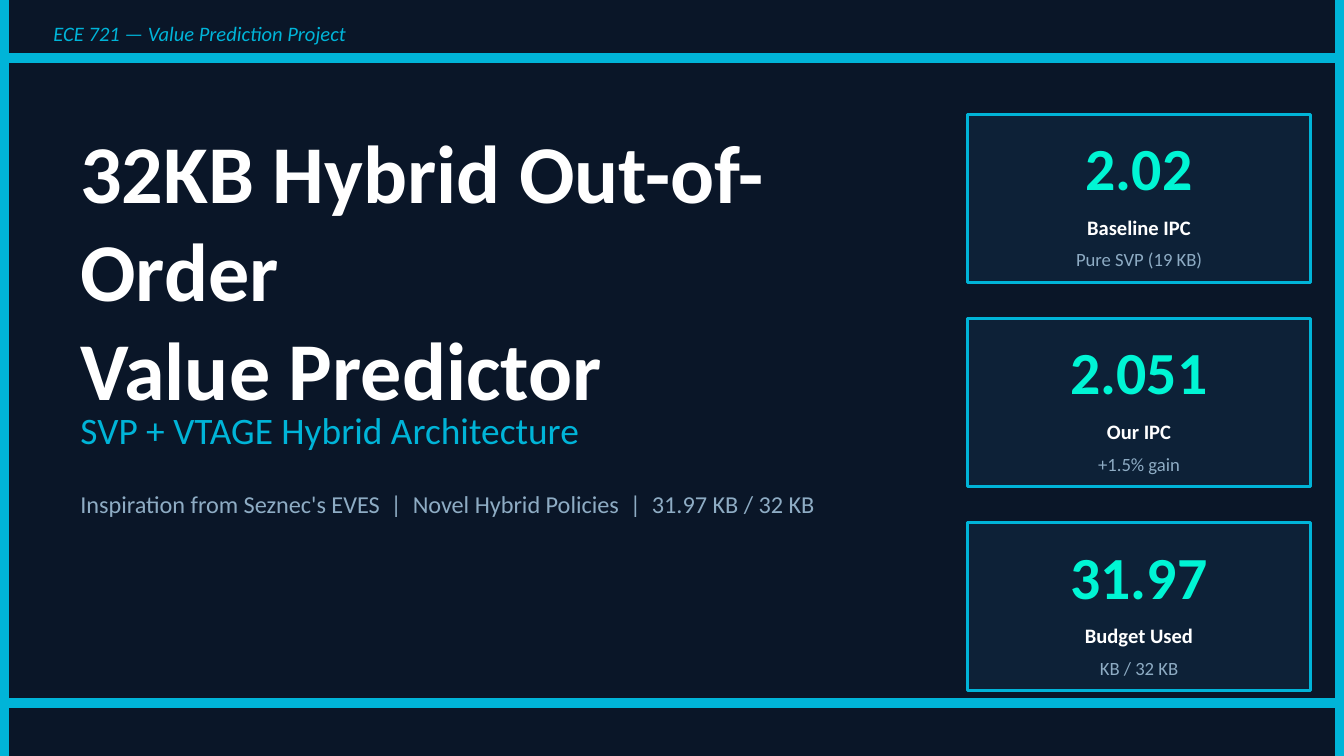
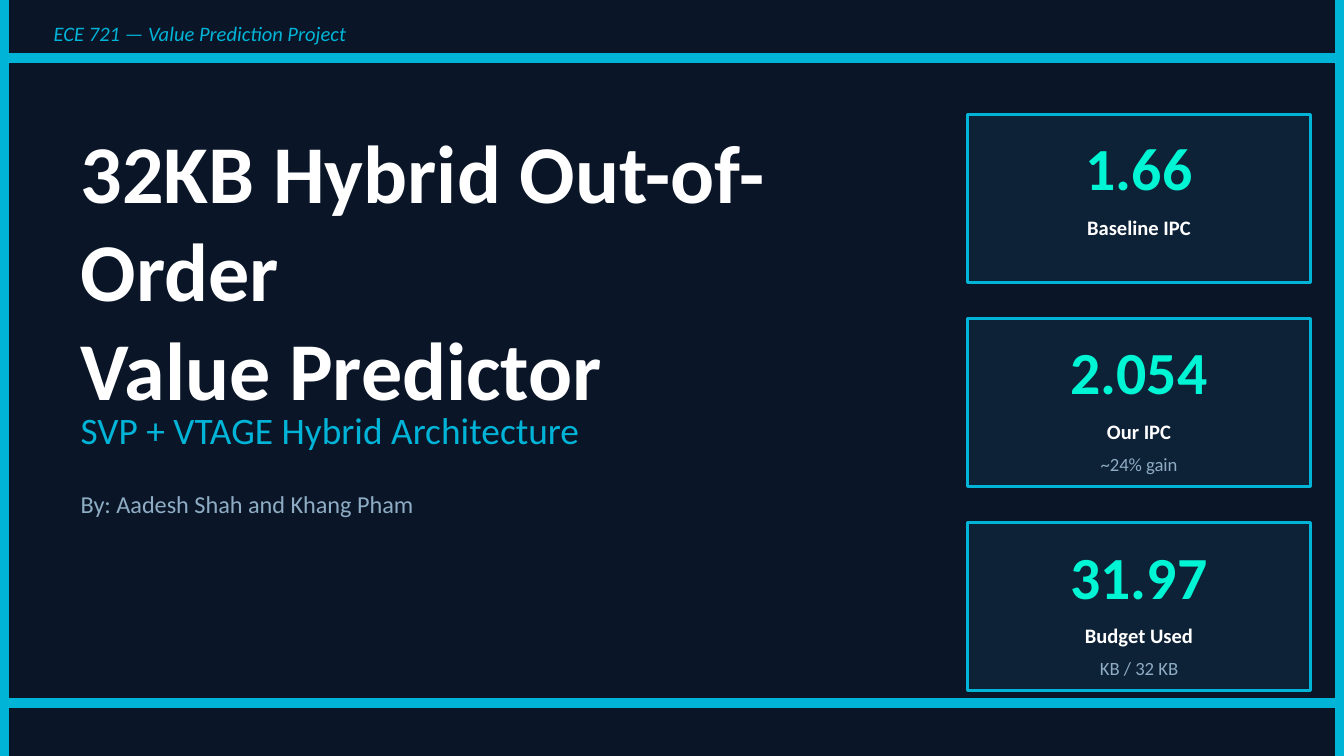
Before and after one commit to atshah29/aadesh-portfolio, a slide deck: slide 1 of public/assets/value-predictor-slides.pptx. Drawn at 1344x756 pixels with LibreOffice and Linux fonts; fonts in the diff are those of the drawing. Boxes give left, top, right and bottom in pixels: in the first picture for what was removed or moved away, otherwise in the second. Text is boxed around its words. In the diff, an @@ line names an element or a change of style, - is before the commit and + after.

```diff
--- a/public/assets/value-predictor-slides.pptx
+++ b/public/assets/value-predictor-slides.pptx
@@ text at bbox=[1086, 149, 1193, 191]: text changed @@
-2.02
+1.66
@@ text removed at bbox=[1076, 252, 1202, 269] @@
-Pure SVP (19 KB)
@@ text at bbox=[1070, 355, 1207, 395]: text changed @@
-2.051
+2.054
@@ text at bbox=[1101, 458, 1177, 474]: text changed @@
-+1.5% gain
+~24% gain
@@ text at bbox=[81, 496, 413, 517]: text changed @@
-Inspiration from Seznec's EVES | Novel Hybrid Policies | 31.97 KB / 32 KB
+By: Aadesh Shah and Khang Pham
```
Also in this commit, not shown: 7 other slides changed, 5 slides added, 2 slides removed, 11 other files.
